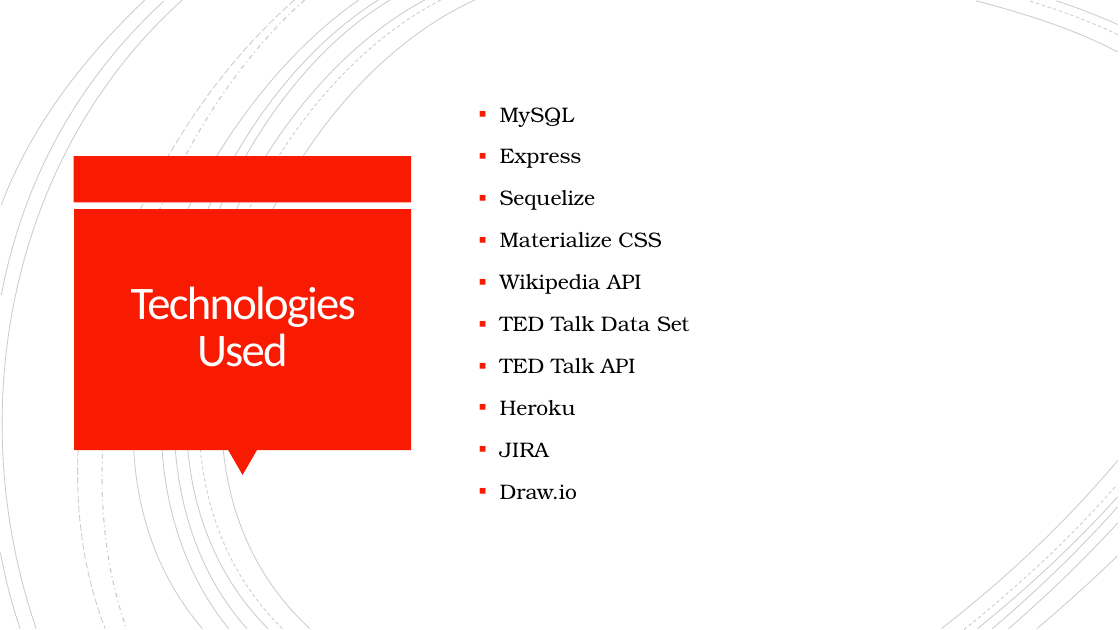
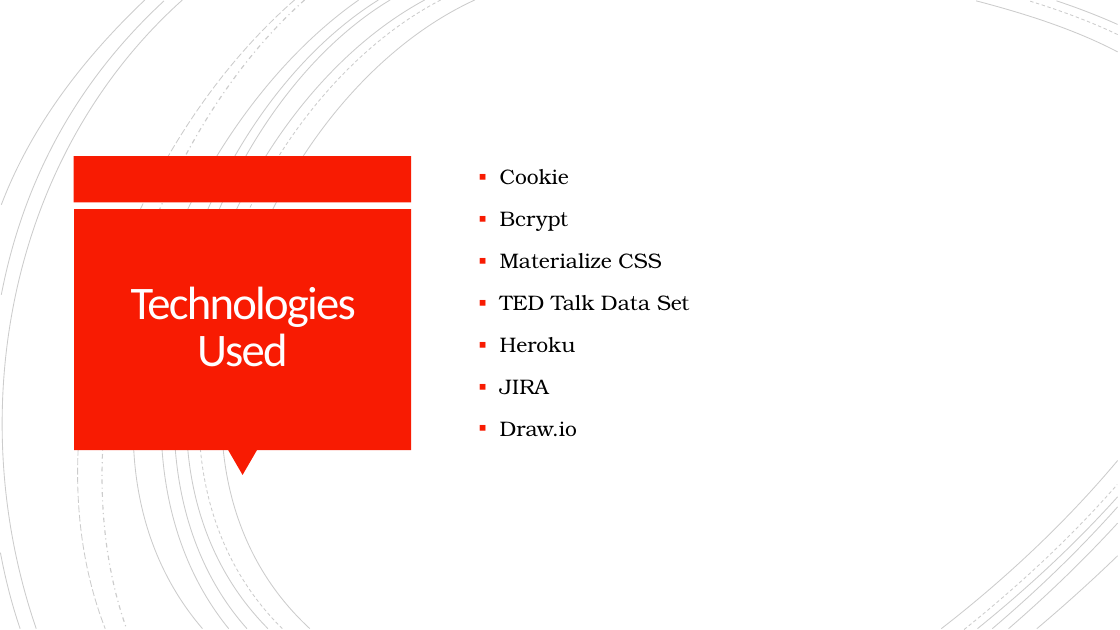
Before and after one commit to TED-2/TED-, a slide deck: slide 7 of Presentation/TED².pptx. Drawn at 1120x630 pixels with LibreOffice and Linux fonts; fonts in the diff are those of the drawing. Boxes give left, top, right and bottom in pixels: in the first picture for what was removed or moved away, otherwise in the second. Text is boxed around its words. In the diff, an @@ line names an element or a change of style, - is before the commit and + after.

Commit message:
update to Ted presentation

```diff
--- a/Presentation/TED².pptx
+++ b/Presentation/TED².pptx
@@ text at [500,169,569,231]: text changed @@
-▪ MySQL
-▪ Express
-▪ Sequelize
+▪ Cookie
+▪ Bcrypt
@@ text at [500,274,641,294]: paragraph removed @@
-▪ Wikipedia API
@@ text at [500,358,635,373]: paragraph removed @@
-▪ TED Talk API
```
Also in this commit, not shown: 4 other slides changed, 2 slides removed, 2 other files.
